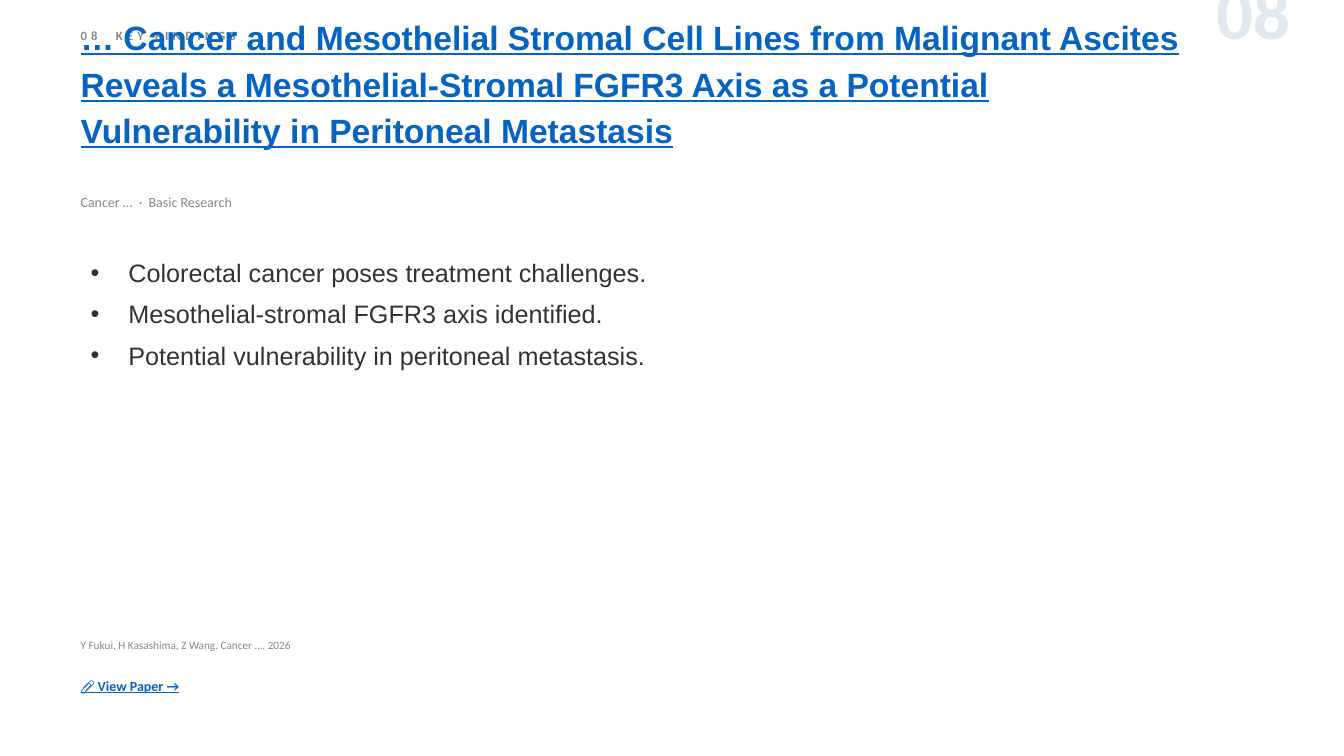
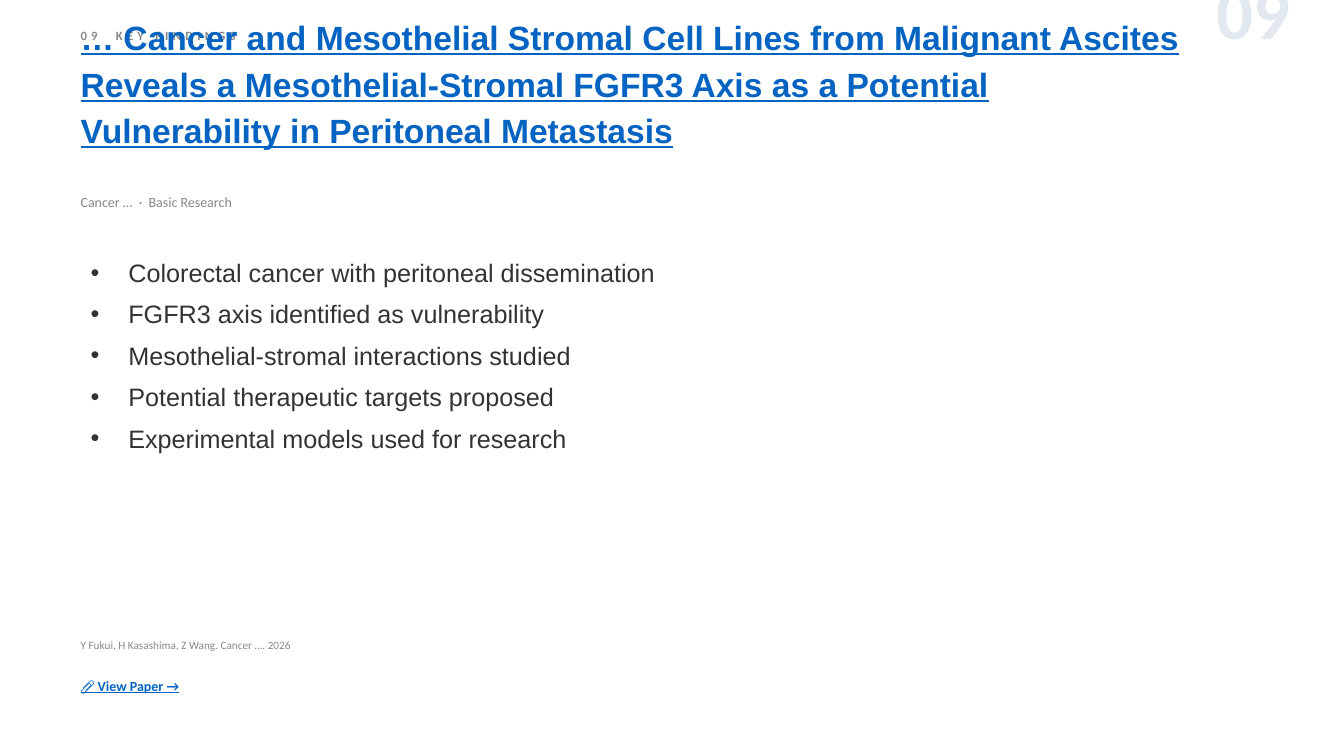
Before and after one commit to jejenhu-maker/colorectal-weekly-digest, a slide deck: slide 11 of docs/digest-en.pptx (slide 10 before the commit). Drawn at 1344x756 pixels with LibreOffice and Linux fonts; fonts in the diff are those of the drawing. Boxes give left, top, right and bottom in pixels: in the first picture for what was removed or moved away, otherwise in the second. Text is boxed around its words. In the diff, an @@ line names an element or a change of style, - is before the commit and + after.

```diff
--- a/docs/digest-en.pptx
+++ b/docs/digest-en.pptx
@@ text at (x1=1008, y1=10, x2=1291, y2=10): text changed @@
-08
+09
@@ text at (x1=128, y1=263, x2=655, y2=453): text changed @@
-• Colorectal cancer poses treatment challenges.
-• Mesothelial-stromal FGFR3 axis identified.
-• Potential vulnerability in peritoneal metastasis.
+• Colorectal cancer with peritoneal dissemination
+• FGFR3 axis identified as vulnerability
+• Mesothelial-stromal interactions studied
+• Potential therapeutic targets proposed
+• Experimental models used for research
```
Also in this commit, not shown: 11 other slides changed, 2 slides added, 2 slides removed, 2 other files.
